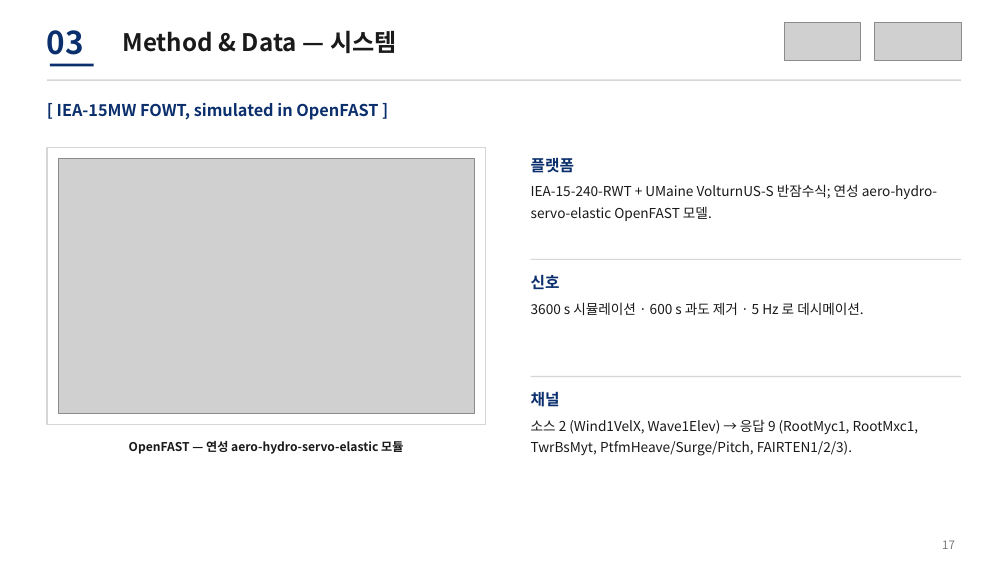
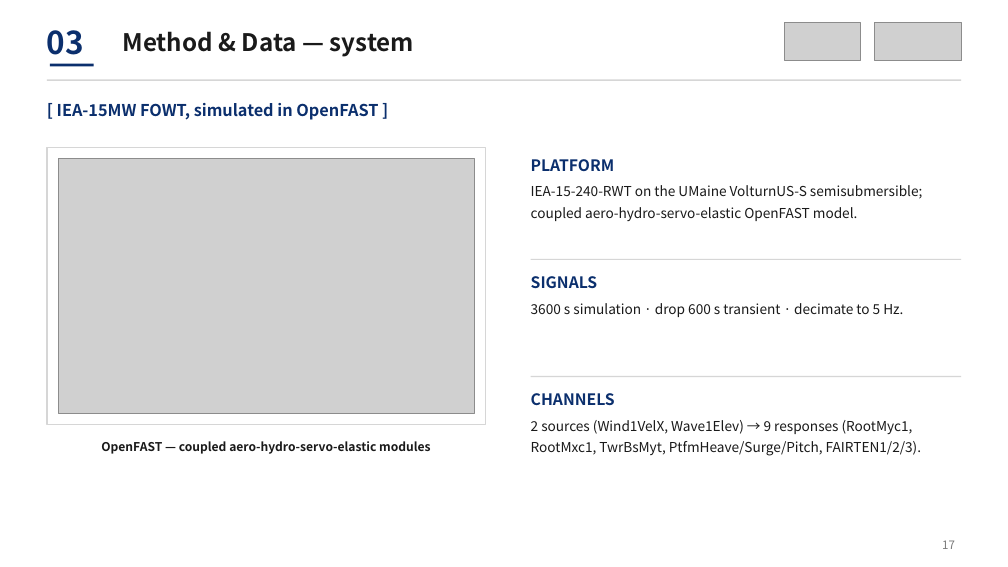
Before and after one commit to sinahdme/fowt-te-causal, a slide deck: slide 17 of reports/te-conference-talk-lab.pptx. Drawn at 1008x567 pixels with LibreOffice and Linux fonts; fonts in the diff are those of the drawing; grey boxes stand for pictures. Boxes give left, top, right and bottom in pixels: in the first picture for what was removed or moved away, otherwise in the second. Text is boxed around its words. In the diff, an @@ line names an element or a change of style, - is before the commit and + after.

```diff
--- a/reports/te-conference-talk-lab.pptx
+++ b/reports/te-conference-talk-lab.pptx
@@ text at [122, 31, 414, 57]: text changed @@
-Method & Data — 시스템
+Method & Data — system
@@ text at [531, 159, 614, 171]: text changed @@
-플랫폼
+PLATFORM
@@ text at [531, 185, 923, 221]: text changed @@
-IEA-15-240-RWT + UMaine VolturnUS-S 반잠수식; 연성 aero-hydro-servo-elastic OpenFAST 모델.
+IEA-15-240-RWT on the UMaine VolturnUS-S semisubmersible; coupled aero-hydro-servo-elastic OpenFAST model.
@@ text at [531, 276, 598, 289]: text changed @@
-신호
+SIGNALS
@@ text at [531, 303, 903, 317]: text changed @@
-3600 s 시뮬레이션 · 600 s 과도 제거 · 5 Hz 로 데시메이션.
+3600 s simulation · drop 600 s transient · decimate to 5 Hz.
@@ text at [531, 393, 615, 406]: text changed @@
-채널
+CHANNELS
@@ text at [101, 441, 431, 454]: text changed @@
-OpenFAST — 연성 aero-hydro-servo-elastic 모듈
+OpenFAST — coupled aero-hydro-servo-elastic modules
@@ text at [531, 420, 921, 456]: text changed @@
-소스 2 (Wind1VelX, Wave1Elev) → 응답 9 (RootMyc1, RootMxc1, TwrBsMyt, PtfmHeave/Surge/Pitch, FAIRTEN1/2/3).
+2 sources (Wind1VelX, Wave1Elev) → 9 responses (RootMyc1, RootMxc1, TwrBsMyt, PtfmHeave/Surge/Pitch, FAIRTEN1/2/3).
```
Also in this commit, not shown: 18 other slides changed, 13 slides added, 13 slides removed, 1 other file.
